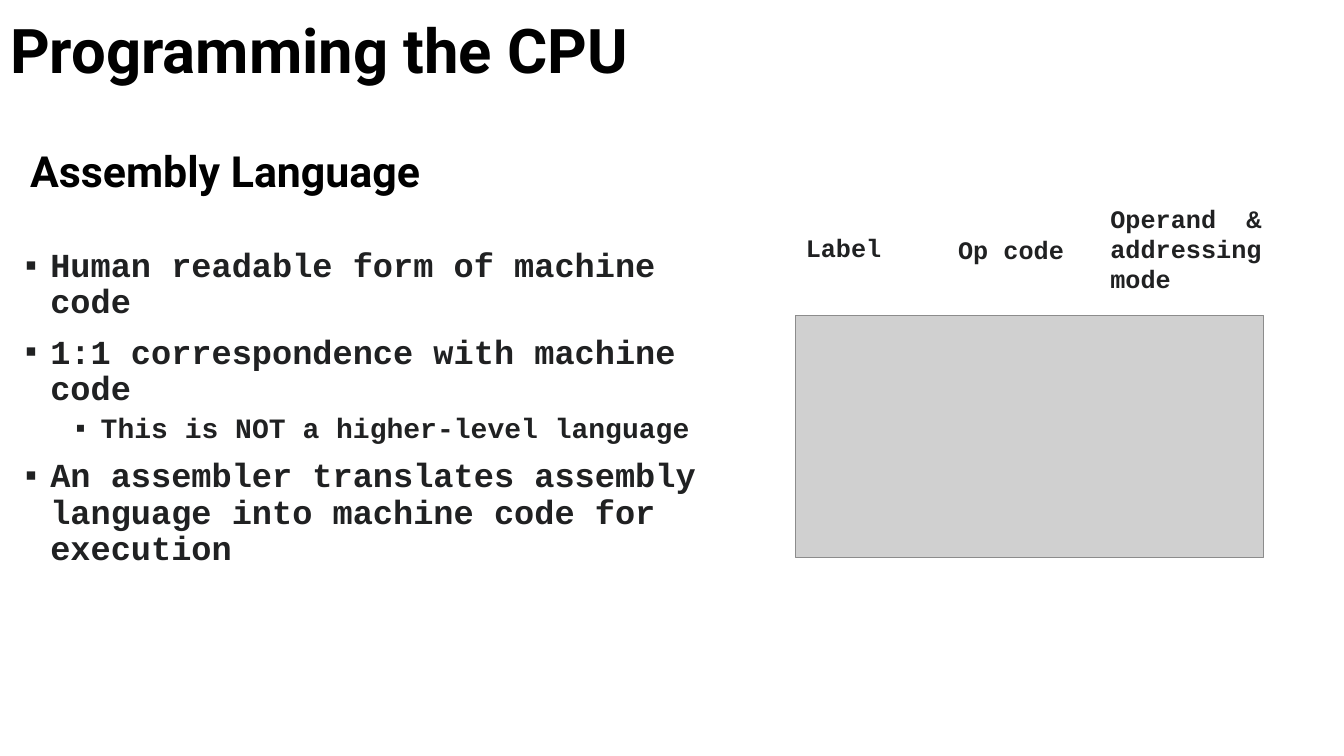
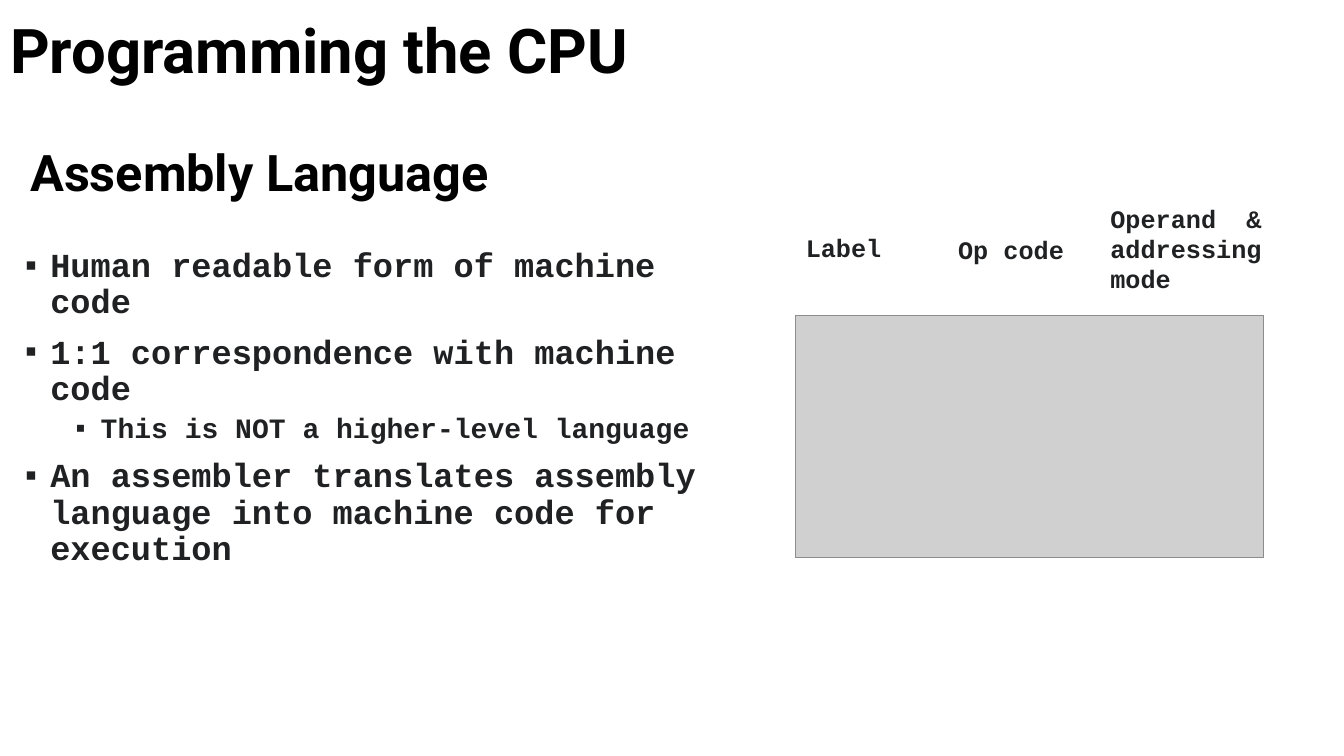
Before and after one commit to skagra/bbc-micro, a slide deck: slide 12 of Demo/BBCMicro.pptx. Drawn at 1344x756 pixels with LibreOffice and Linux fonts; fonts in the diff are those of the drawing; grey boxes stand for pictures; background and template pictures are left out. Boxes give left, top, right and bottom in pixels: in the first picture for what was removed or moved away, otherwise in the second. Text is boxed around its words. In the diff, an @@ line names an element or a change of style, - is before the commit and + after.

```diff
--- a/Demo/BBCMicro.pptx
+++ b/Demo/BBCMicro.pptx
@@ text "Assembly Language" at bbox=[30, 153, 488, 202]: size 30.6 to 36 pt; line spacing 0.8 to 0.9 @@
```
Also in this commit, not shown: 6 other slides changed, 2 other files.
